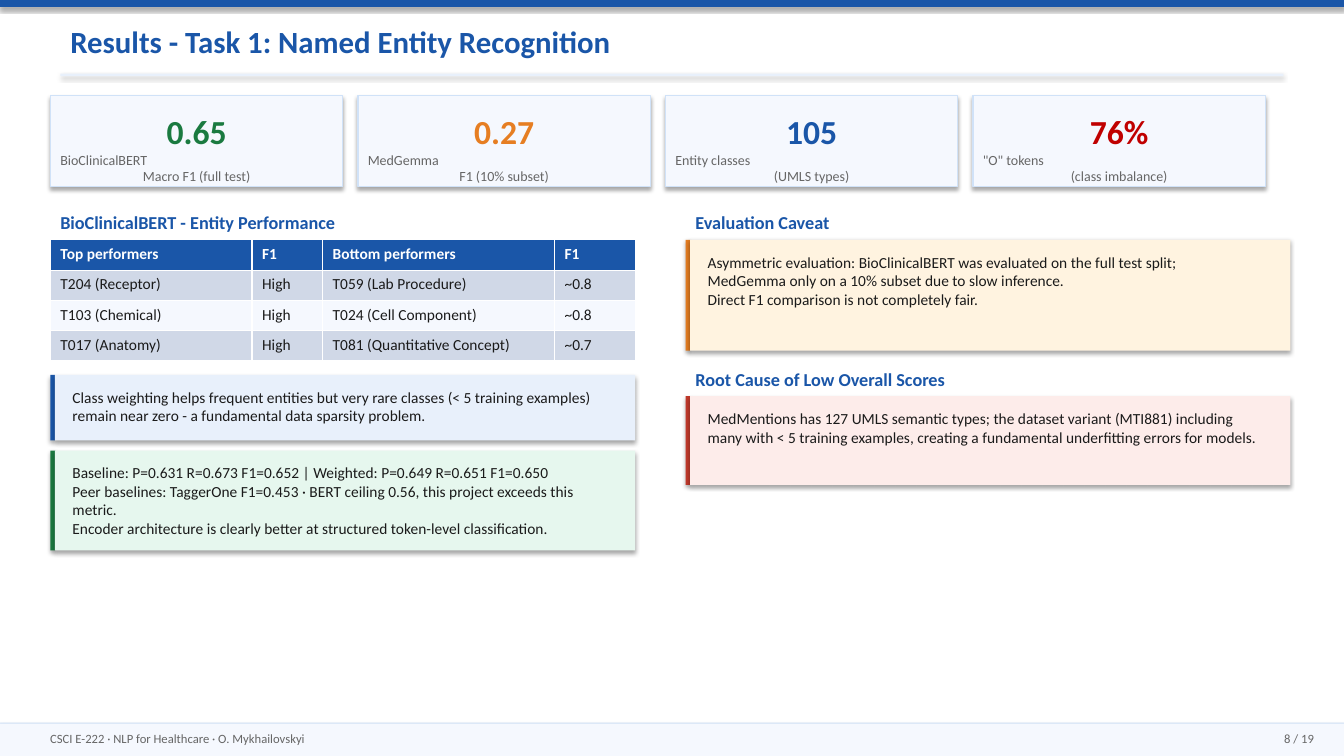
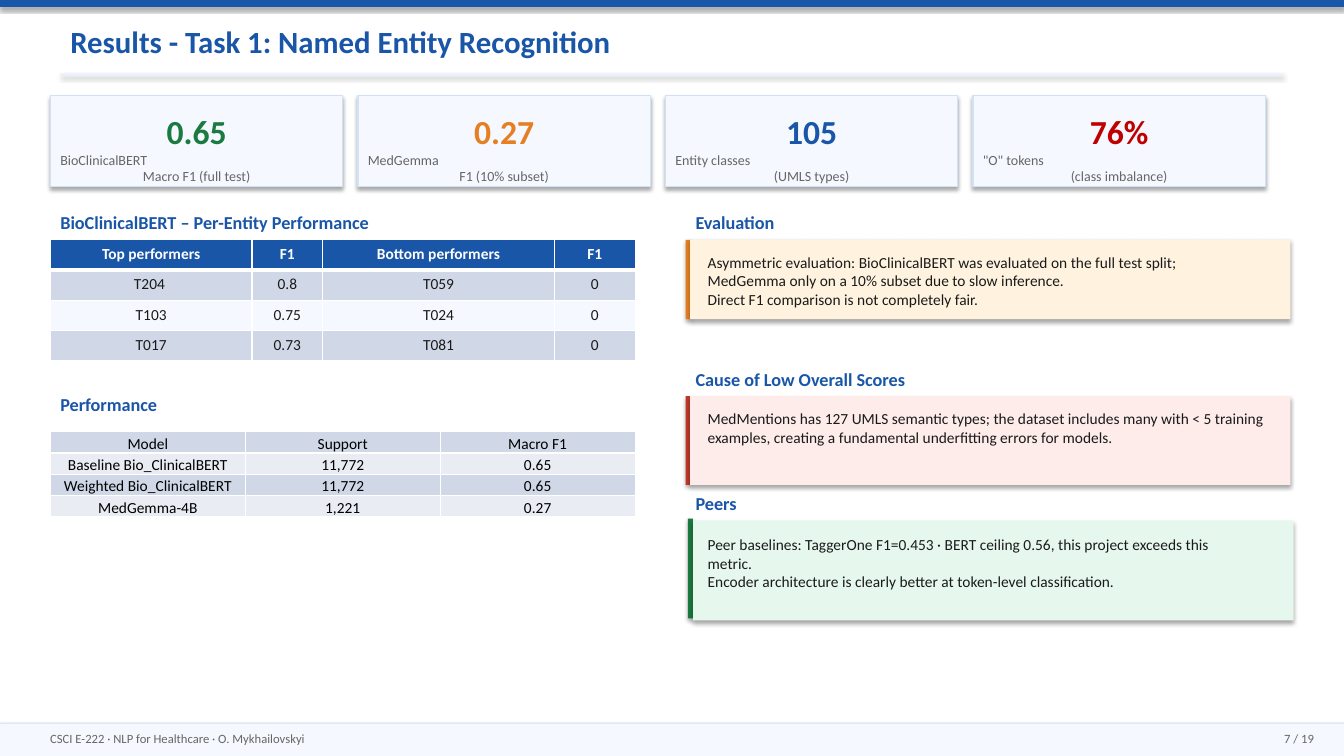
Before and after one commit to vonKleve/csci-e222-final-project, a slide deck: slide 7 of NLP_Healthcare_Mykhailovskyi.pptx (slide 8 before the commit). Drawn at 1344x756 pixels with LibreOffice and Linux fonts; fonts in the diff are those of the drawing. Boxes give left, top, right and bottom in pixels: in the first picture for what was removed or moved away, otherwise in the second. Text is boxed around its words. In the diff, an @@ line names an element or a change of style, - is before the commit and + after.

```diff
--- a/NLP_Healthcare_Mykhailovskyi.pptx
+++ b/NLP_Healthcare_Mykhailovskyi.pptx
@@ text at (60, 216, 369, 232): text changed @@
-BioClinicalBERT - Entity Performance
+BioClinicalBERT – Per-Entity Performance
@@ text at (696, 216, 775, 229): text changed @@
-Evaluation Caveat
+Evaluation
@@ table at (50, 240, 635, 361) @@
-row 2: T204 (Receptor) | High | T059 (Lab Procedure) | ~0.8
+row 2: T204 | 0.8 | T059 | 0
-row 3: T103 (Chemical) | High | T024 (Cell Component) | ~0.8
+row 3: T103 | 0.75 | T024 | 0
-row 4: T017 (Anatomy) | High | T081 (Quantitative Concept) | ~0.7
+row 4: T017 | 0.73 | T081 | 0
@@ alignment left to centre @@
@@ rectangle: place and size @@
-rectangle at (686, 240, 690, 351)
+rectangle at (686, 240, 691, 320)
@@ rectangle: place and size @@
-rectangle at (690, 240, 1291, 351)
+rectangle at (690, 240, 1291, 320)
@@ rectangle removed at (50, 375, 54, 441) @@
@@ rectangle removed at (55, 375, 635, 441) @@
@@ text at (696, 373, 905, 386): text changed @@
-Root Cause of Low Overall Scores
+Cause of Low Overall Scores
@@ text added at (60, 398, 157, 411), 13 pt, text #1A56A8, bold @@
+Performance
@@ text removed at (72, 392, 591, 424) @@
-Class weighting helps frequent entities but very rare classes (< 5 training examples) remain near zero - a fundamental data sparsity problem.
@@ text at (708, 413, 1263, 446): text changed @@
-MedMentions has 127 UMLS semantic types; the dataset variant (MTI881) including many with < 5 training examples, creating a fundamental underfitting errors for models.
+MedMentions has 127 UMLS semantic types; the dataset includes many with < 5 training examples, creating a fundamental underfitting errors for models.
@@ table added at (50, 432, 634, 519), 4 rows, 3 columns @@
+Model | Support | Macro F1
+Baseline Bio_ClinicalBERT | 11,772 | 0.65
+Weighted Bio_ClinicalBERT | 11,772 | 0.65
+MedGemma-4B | 1,221 | 0.27
@@ text added at (696, 498, 737, 510), 13 pt, text #1A56A8, bold @@
+Peers
@@ rectangle: place and size @@
-rectangle at (50, 451, 55, 551)
+rectangle at (688, 518, 693, 618)
@@ rectangle: place and size @@
-rectangle at (55, 451, 635, 551)
+rectangle at (694, 520, 1295, 620)
@@ text at (708, 539, 1209, 590): text changed @@
-Baseline: P=0.631 R=0.673 F1=0.652 | Weighted: P=0.649 R=0.651 F1=0.650
-Peer baselines: TaggerOne F1=0.453 · BERT ceiling 0.56, this project exceeds this metric.
-Encoder architecture is clearly better at structured token-level classification.
+Peer baselines: TaggerOne F1=0.453 · BERT ceiling 0.56, this project exceeds this metric.
+Encoder architecture is clearly better at token-level classification.
@@ text at (1284, 735, 1314, 743): text changed @@
-8 / 19
+7 / 19
```
Also in this commit, not shown: 8 other slides changed, 1 slide removed, 1 other file.
